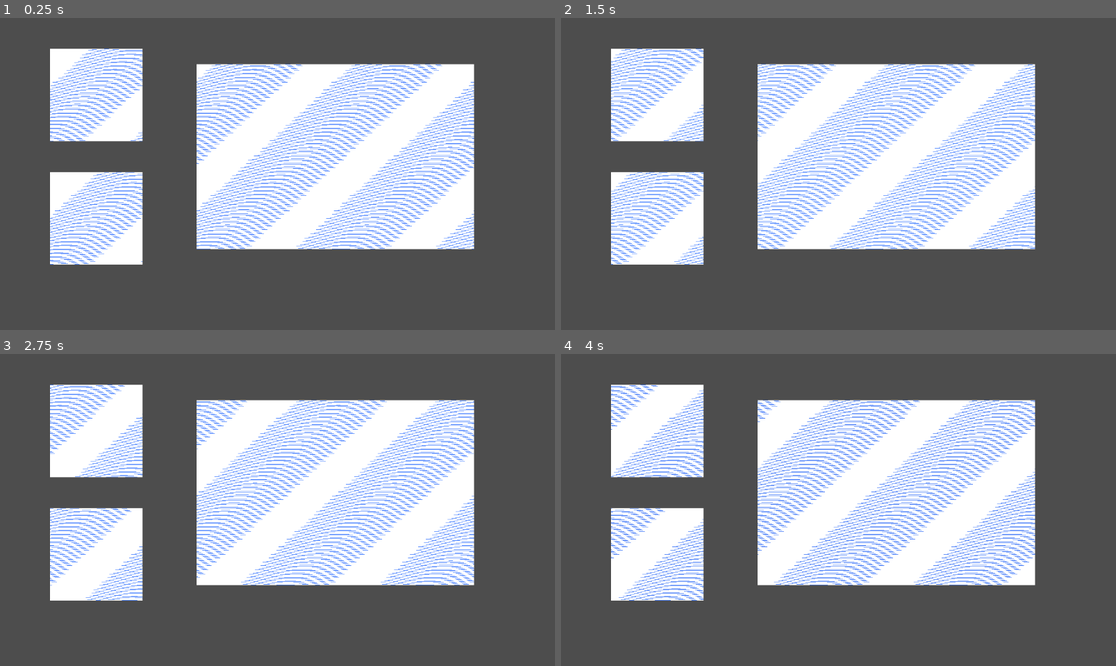
Above: before the commit, frames 1-4 (two rows, left to right).
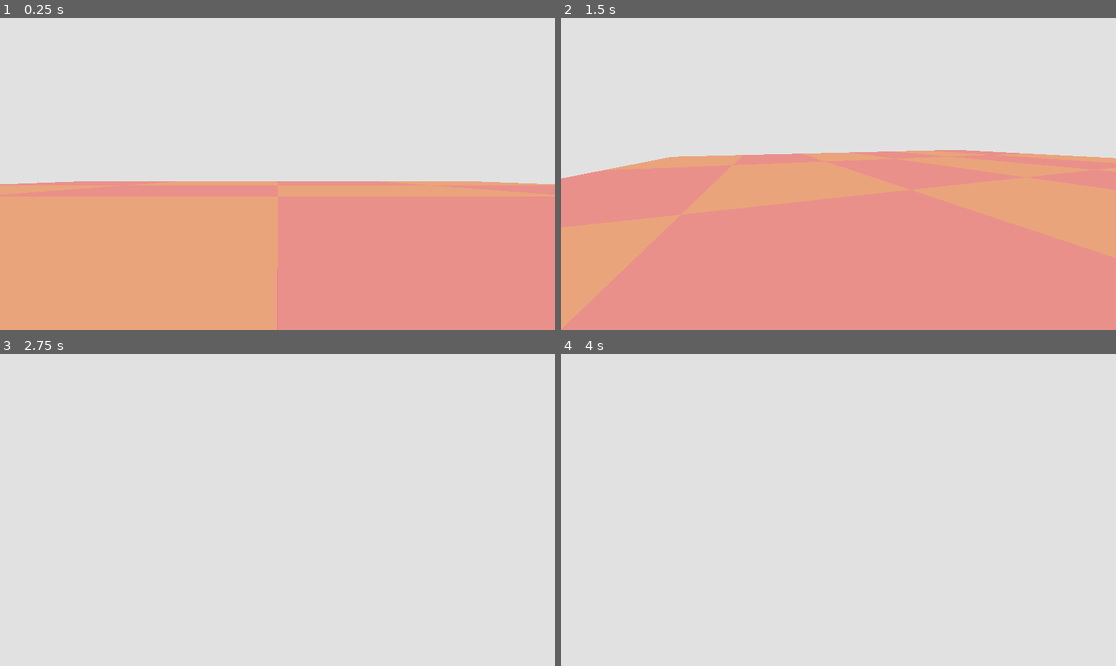
Above: after the commit, the same moments.

Repository: DawoodBhatti/shader-library
Game: Godot game, scene res://test_level/test_level.tscn
Two runs of this game, one before a commit and one after it. Both use one fixed random seed, a clock stepped at 60 frames per second and the inputs below. Before the commit the project starts from res://node_2d.tscn.
Inputs (mouse positions are in pixels of both pictures, inside the frame that each line leads up to):
- Up to frame 1 (0.25 s): no input
- Up to frame 2 (1.5 s): move the mouse to (960, 158) at 0.52 s; hold D (move_right, bound only after the commit) 0.53-1.28 s; hold Shift (shift, bound only after the commit) 0.53-1.28 s; tap Space (jump, bound only after the commit) at 0.77, 0.8, 1.07, 1.35 s; move the mouse to (727, 189) at 1.27 s; hold S (move_back, bound only after the commit) from 1.28 s (still down)
- Up to frame 3 (2.75 s): tap Space (jump, bound only after the commit) at 1.52, 1.82, 2.3 s; tap Shift (shift, bound only after the commit) at 1.55 s; move the mouse to (333, 441) at 2.02 s; release S (move_back, bound only after the commit) at 2.03 s; hold D (move_right, bound only after the commit) from 2.03 s (still down); hold Shift (shift, bound only after the commit) from 2.03 s (still down)
- Up to frame 4 (4 s): move the mouse to (810, 572) at 2.77 s; release D (move_right, bound only after the commit) at 2.78 s; release Shift (shift, bound only after the commit) at 2.78 s; hold W (move_forward, bound only after the commit) 2.78-3.53 s; tap Shift (shift, bound only after the commit) at 2.85 s; tap Space (jump, bound only after the commit) at 3.02, 3.32 s; move the mouse to (1005, 556) at 3.52 s; hold A (move_left, bound only after the commit) from 3.53 s (still down); hold Space (jump, bound only after the commit) from 3.53 s (still down)

The runs differ from the first frame. In frame 1, 100% of the frame differs, in the area x 0-100%, y 0-100%; in frame 2, 100%; in frame 3, 100%; in frame 4, 100%.

Commit message:
test level set up

Diff:
--- a/project.godot
+++ b/project.godot
@@ -14,11 +14,106 @@
 
 [application]
 
-config/name="Rewilding"
-run/main_scene="res://node_2d.tscn"
+config/name="Shader_Lib"
+run/main_scene="uid://cjdubx0euja5i"
 config/features=PackedStringArray("4.6", "Forward Plus")
 config/icon="res://icon.svg"
 
+[display]
+
+window/size/mode=2
+
 [dotnet]
 
-project/assembly_name="Rewilding"
+project/assembly_name="Shader_Lib"
+
+[input]
+
+move_left=[{
+"deadzone": 0.5,
+"events": [{
+"device": 0,
+"echo": false,
+"keycode": 65,
+"physical_keycode": 65,
+"pressed": false,
+"script": null,
+"type": "InputEventKey",
+"unicode": 0
+}, {
+"device": 0,
+"echo": false,
+"keycode": 4194319,
+"physical_keycode": 4194319,
+"pressed": false,
+"script": null,
+"type": "InputEventKey",
+"unicode": 0
+}]
+}]
+move_right=[{
+"deadzone": 0.5,
+"events": [{
+"device": 0,
+"echo": false,
+"keycode": 68,
+"physical_keycode": 68,
+"pressed": false,
+"script": null,
+"type": "InputEventKey",
+"unicode": 0
+}, {
+"device": 0,
+"echo": false,
+"keycode": 4194321,
+"physical_keycode": 4194321,
+"pressed": false,
+"script": null,
+"type": "InputEventKey",
+"unicode": 0
+}]
+}]
+move_forward=[{
+"deadzone": 0.5,
+"events": [{
+"device": 0,
+"echo": false,
+"keycode": 87,
+"physical_keycode": 87,
+"pressed": false,
+"script": null,
+"type": "InputEventKey",
+"unicode": 0
+}, {
+"device": 0,
+"echo": false,
+"keycode": 4194320,
+"physical_keycode": 4194320,
+"pressed": false,
+"script": null,
+"type": "InputEventKey",
+"unicode": 0
+}]
+}]
+move_back=[{
+"deadzone": 0.5,
+"events": [{
+"device": 0,
+"echo": false,
+"keycode": 83,
+"physical_keycode": 83,
+"pressed": false,
+"script": null,
+"type": "InputEventKey",
+"unicode": 0
+}, {
+"device": 0,
+"echo": false,
+"keycode": 4194322,
+"physical_keycode": 4194322,
+"pressed": false,
+"script": null,
+"type": "InputEventKey",
+"unicode": 0
+}]
+}]
--- /dev/null
+++ b/sphere_scene.gd
@@ -0,0 +1,14 @@
+extends Node3D
+
+
+# Called when the node enters the scene tree for the first time.
+func _ready() -> void:
+	print("sphere scene over here...")
+	print("make the shader character")
+	print("make the globe shader with ripples and bonus delauney trianglation/voronoi cell wrapped over the surface")
+
+	print("todo: find the boids compute shader accidental optimisatino")
+
+# Called every frame. 'delta' is the elapsed time since the previous frame.
+func _process(delta: float) -> void:
+	pass
--- /dev/null
+++ b/sphere_scene.tscn
@@ -0,0 +1,16 @@
+[gd_scene format=3 uid="uid://cu3t7ue7df3uy"]
+
+[ext_resource type="Script" uid="uid://f5gnp1uc08cy" path="res://sphere_scene.gd" id="1_bicvl"]
+[ext_resource type="PackedScene" uid="uid://kobeoevtfe5o" path="res://test_level/player/player.tscn" id="2_o6yjf"]
+[ext_resource type="PackedScene" uid="uid://7eoor6eb78ss" path="res://test_level/floor/floor.tscn" id="3_nrfyw"]
+
+[node name="SphereScene" type="Node3D" unique_id=924373480]
+script = ExtResource("1_bicvl")
+
+[node name="Player" parent="." unique_id=929564765 instance=ExtResource("2_o6yjf")]
+script = null
+
+[node name="Floor" parent="." unique_id=1930642960 instance=ExtResource("3_nrfyw")]
+floor_width = null
+floor_depth = null
+floor_height = null
--- /dev/null
+++ b/test_level/debug.gd
@@ -0,0 +1,14 @@
+extends Node
+
+
+
+func print_all_nodes(node: Node) -> void:
+	# Only nodes with transforms have positions
+	if node is Node3D:
+		print("%s — %s" % [node.name, node.global_transform.origin])
+	elif node is Node2D:
+		print("%s — %s" % [node.name, node.global_position])
+
+	# Recurse into children
+	for child in node.get_children():
+		print_all_nodes(child)
--- /dev/null
+++ b/test_level/floor/floor.gd
@@ -0,0 +1,40 @@
+extends Node3D
+
+@onready var mesh_instance: MeshInstance3D = $Mesh3D
+@onready var static_body: StaticBody3D = $StaticBody3D
+@onready var collision_shape: CollisionShape3D = $StaticBody3D/CollisionShape3D
+
+#horizontal dimensions
+@export var floor_width: float = 40.0
+@export var floor_depth: float = 40.0
+
+#vertical dimensions
+@export var floor_height: float = 0.0
+
+# Load the material relative to this folder
+# Preload only works if the target file is visible at compile time
+# Load exectues at runtime so the target file should always be visible
+@onready var pattern_material: ShaderMaterial = load("res://test_level/floor/materials/pattern_chessboard.tres")
+
+func _ready() -> void:
+	_setup_mesh()
+	_setup_collision()
+
+
+func _setup_mesh() -> void:
+	var box := BoxMesh.new()
+	box.size = Vector3(floor_width, floor_height, floor_depth)
+	mesh_instance.mesh = box
+	mesh_instance.material_override = pattern_material
+
+	#move center to global 0
+	#mesh_instance.position = -box.size/2
+
+
+func _setup_collision() -> void:
+	var box := BoxShape3D.new()
+	box.size = Vector3(floor_width, floor_height, floor_depth)
+	collision_shape.shape = box
+
+	static_body.collision_layer = 1
+	static_body.collision_mask = 1
--- /dev/null
+++ b/test_level/floor/floor.tscn
@@ -0,0 +1,12 @@
+[gd_scene format=3 uid="uid://7eoor6eb78ss"]
+
+[ext_resource type="Script" uid="uid://bwveenoy40h0b" path="res://test_level/floor/floor.gd" id="1_irt4v"]
+
+[node name="Floor" type="Node3D" unique_id=1930642960]
+script = ExtResource("1_irt4v")
+
+[node name="Mesh3D" type="MeshInstance3D" parent="." unique_id=1139220257]
+
+[node name="StaticBody3D" type="StaticBody3D" parent="." unique_id=1312133946]
+
+[node name="CollisionShape3D" type="CollisionShape3D" parent="StaticBody3D" unique_id=664835424]
--- /dev/null
+++ b/test_level/floor/materials/pattern_chessboard.tres
@@ -0,0 +1,10 @@
+[gd_resource type="ShaderMaterial" format=3 uid="uid://cxh1c0vd67q26"]
+
+[ext_resource type="Shader" uid="uid://bvtxu57t3j46s" path="res://test_level/floor/shaders/chessboard.gdshader" id="1_f04md"]
+
+[resource]
+render_priority = 0
+shader = ExtResource("1_f04md")
+shader_parameter/color_white = Color(1, 0.74509805, 0.12941177, 0.39215687)
+shader_parameter/color_grey = Color(1, 0.20392157, 0.52156866, 0.39215687)
+shader_parameter/squares = 12.0
--- /dev/null
+++ b/test_level/floor/shaders/chessboard.gdshader
@@ -0,0 +1,24 @@
+shader_type spatial;
+render_mode blend_mix, cull_disabled, depth_draw_opaque;
+
+uniform vec4 color_white : source_color;
+uniform vec4 color_grey : source_color;
+uniform float squares;
+
+void fragment() {
+    vec2 scaled = UV * squares;
+
+    int xi = int(floor(scaled.x));
+    int yi = int(floor(scaled.y));
+    int sum = xi + yi;
+
+    bool is_white = (sum % 2) == 0;
+
+    vec4 col = color_grey;
+    if (is_white) {
+        col = color_white;
+    }
+
+    ALBEDO = col.rgb;
+    ALPHA = col.a;
+}
--- /dev/null
+++ b/test_level/player/player.gd
@@ -0,0 +1,63 @@
+extends CharacterBody3D
+
+#-----------------------------------------
+# Movement parameters
+# -----------------------------------------
+const VERTICAL_THRUST := 200.0
+const VERTICAL_DAMP := 6.0   # Higher = stronger pull toward 0 y velocity
+const SPEED = 15
+
+# -----------------------------------------
+# Mouse look
+# -----------------------------------------
+func _ready():
+	Input.set_mouse_mode(Input.MOUSE_MODE_CAPTURED)
+
+
+func _unhandled_input(event):
+	if event is InputEventMouseMotion:
+		rotation_degrees.y -= event.relative.x * 0.3
+		%Camera3D.rotation_degrees.x -= event.relative.y * 0.3
+		%Camera3D.rotation_degrees.x = clamp(%Camera3D.rotation_degrees.x, -60.0, 60.0)
+
+	# We should really move things like this (global controls) to a top level node when we move away from prototyping
+
+	# ... And this
+	elif event.is_action_pressed("ui_cancel"):
+		get_tree().quit()
+
+
+# -----------------------------------------
+# Movement + vertical thrust
+# -----------------------------------------
+func _physics_process(delta):
+	# -------------------------------------
+	# Horizontal movement
+	# -------------------------------------
+	var input_direction_2D = Input.get_vector(
+		"move_left", "move_right", "move_forward", "move_back"
+	)
+	var input_direction_3D = Vector3(input_direction_2D.x, 0, input_direction_2D.y)
+	var direction = transform.basis * input_direction_3D
+
+	velocity.x = direction.x * SPEED
+	velocity.z = direction.z * SPEED
+
+	# -------------------------------------
+	# Vertical thrust input
+	# -------------------------------------
+	if Input.is_action_pressed("shift"):
+		velocity.y -= VERTICAL_THRUST * delta
+
+	if Input.is_action_pressed("jump"):
+		velocity.y += VERTICAL_THRUST * delta
+
+	# -------------------------------------
+	# Rubber-band velocity toward 0
+	# -------------------------------------
+	velocity.y = lerp(velocity.y, 0.0, delta * VERTICAL_DAMP)
+
+	# -------------------------------------
+	# Apply movement
+	# -------------------------------------
+	move_and_slide()
--- /dev/null
+++ b/test_level/player/player.tscn
@@ -0,0 +1,16 @@
+[gd_scene format=3 uid="uid://kobeoevtfe5o"]
+
+[ext_resource type="Script" uid="uid://bvjrdqlyvo7p5" path="res://test_level/player/player.gd" id="1_4sexu"]
+
+[sub_resource type="CapsuleShape3D" id="CapsuleShape3D_g6kyr"]
+radius = 0.338
+height = 1.5
+
+[node name="Player" type="CharacterBody3D" unique_id=1216842878]
+script = ExtResource("1_4sexu")
+
+[node name="Camera3D" type="Camera3D" parent="." unique_id=627441766]
+unique_name_in_owner = true
+
+[node name="CollisionShape3D" type="CollisionShape3D" parent="." unique_id=928370730]
+shape = SubResource("CapsuleShape3D_g6kyr")
--- /dev/null
+++ b/test_level/test_level.gd
@@ -0,0 +1,69 @@
+extends Node
+
+@onready var debug : Node = $Debug
+
+func _ready() -> void:
+
+	_setup_window()
+	_setup_input_actions()
+
+	#print all nodes in scene
+	print()
+	print("Nodes in scene: ")
+	debug.print_all_nodes(get_tree().root)
+	print()
+
+
+func _setup_window():
+	var mode := DisplayServer.window_get_mode()
+
+	# --- Mode check ---
+	if mode == DisplayServer.WINDOW_MODE_WINDOWED:
+		print("'Windowed' mode detected.")
+		print("Change default mode to 'Maximized' in Project Settings.")
+
+
+func _setup_input_actions():
+	print("Setting up input actions...")
+
+	# Define your actions and their events
+	var actions := {
+		"move_left":   [Key.KEY_A, Key.KEY_LEFT],
+		"move_right":  [Key.KEY_D, Key.KEY_RIGHT],
+		"move_forward":[Key.KEY_W, Key.KEY_UP],
+		"move_back":   [Key.KEY_S, Key.KEY_DOWN],
+		"jump":        [Key.KEY_SPACE],
+		"shift":       [Key.KEY_SHIFT],
+	}
+
+	for action_name in actions.keys():
+		if not InputMap.has_action(action_name):
+			InputMap.add_action(action_name)
+
+		# Add keyboard events
+		for key in actions[action_name]:
+			var key_event := InputEventKey.new()
+			key_event.physical_keycode = key
+			InputMap.action_add_event(action_name, key_event)
+
+	print("Custom input actions added to InputMap.")
+
+
+const ACTIONS := [
+	"move_left",
+	"move_right",
+	"move_forward",
+	"move_back",
+	"jump"
+]
+
+func _input(event):
+
+	#debug switch
+	if true:
+		return
+
+	if event.is_pressed() and not event.is_echo():
+		for action in ACTIONS:
+			if event.is_action_pressed(action):
+				print("Action pressed:", action)
--- /dev/null
+++ b/test_level/test_level.tscn
@@ -0,0 +1,23 @@
+[gd_scene format=3 uid="uid://cjdubx0euja5i"]
+
+[ext_resource type="Script" uid="uid://ligrx3fd5mgc" path="res://test_level/test_level.gd" id="1_12ge2"]
+[ext_resource type="PackedScene" uid="uid://kobeoevtfe5o" path="res://test_level/player/player.tscn" id="2_adkkv"]
+[ext_resource type="PackedScene" uid="uid://7eoor6eb78ss" path="res://test_level/floor/floor.tscn" id="3_42dln"]
+[ext_resource type="Environment" uid="uid://cp5iqqlndvhxy" path="res://test_level/white environment.tres" id="3_adkkv"]
+[ext_resource type="Script" uid="uid://bhdxtq0cg283o" path="res://test_level/debug.gd" id="4_ttjb5"]
+
+[node name="Root" type="Node" unique_id=1331235816]
+script = ExtResource("1_12ge2")
+
+[node name="Player" parent="." unique_id=1216842878 instance=ExtResource("2_adkkv")]
+
+[node name="WorldEnvironment" type="WorldEnvironment" parent="." unique_id=2051583580]
+environment = ExtResource("3_adkkv")
+
+[node name="Floor" parent="." unique_id=1930642960 instance=ExtResource("3_42dln")]
+
+[node name="DirectionalLight3D" type="DirectionalLight3D" parent="." unique_id=321897317]
+transform = Transform3D(1, 0, 0, 0, 1, 0, 0, 0, 1, 0, 28, 0)
+
+[node name="Debug" type="Node" parent="." unique_id=732074115]
+script = ExtResource("4_ttjb5")
--- /dev/null
+++ b/test_level/white environment.tres
@@ -0,0 +1,10 @@
+[gd_resource type="Environment" format=3 uid="uid://cp5iqqlndvhxy"]
+
+[sub_resource type="Sky" id="Sky_0vuym"]
+
+[resource]
+background_mode = 1
+background_color = Color(0.9805221, 0.9795378, 0.9842914, 1)
+background_energy_multiplier = 0.9
+sky = SubResource("Sky_0vuym")
+reflected_light_source = 2
Not shown, added: sphere_scene.gd.uid
Not shown, added: test_level/debug.gd.uid
Not shown, added: test_level/floor/floor.gd.uid
Not shown, added: test_level/floor/shaders/chessboard.gdshader.uid
Not shown, added: test_level/player/player.gd.uid
Not shown, added: test_level/test_level.gd.uid
Not shown, added: main.tscn2548594645.tmp
Not shown, added: main.tscn3341973794.tmp
Not shown, added: main.tscn6227161334.tmp
Not shown, added: test_level/floor/floor.tscn2550662574.tmp
